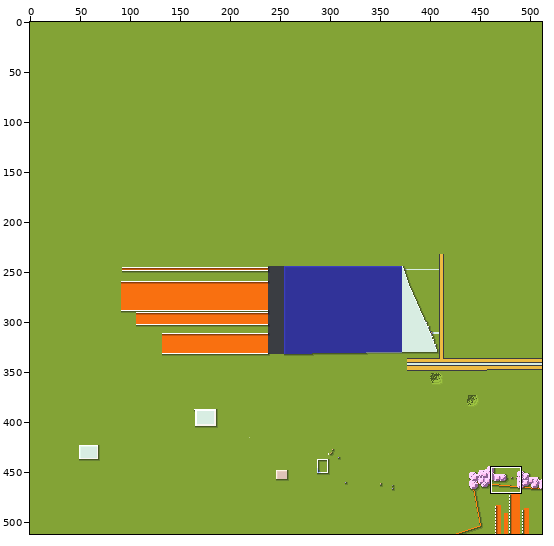
File history of a sprite sheet, tiles/-1,-3.png. Above, an overview of the earlier version with the close-up marked.
Close-up. As it was:
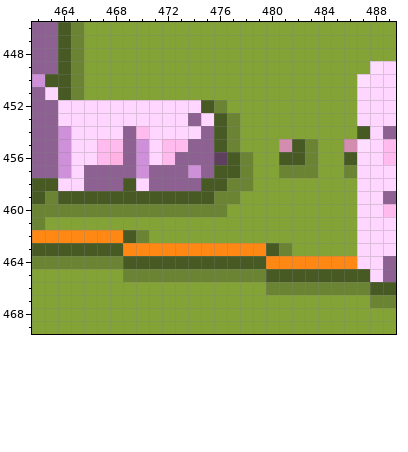
The file is 512x512 pixels. Colours within 5 levels of each other are drawn and written as one. Shown: x 462..489, y 446..469.
The same view after the edit:
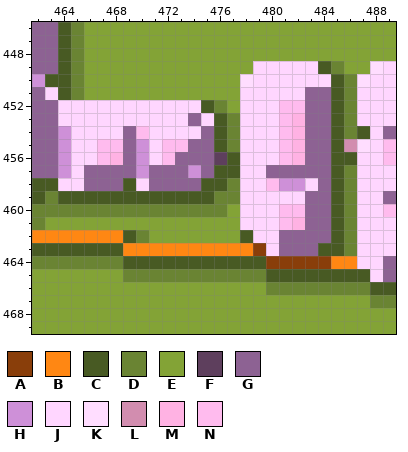
Palette (. is transparent): A #893e0a  B #ff8713  C #485a23  D #6a8433  E #83a336  F #5e3f5d  G #8d6293  H #ce90d8  J #ffd6ff  K #ffddff  L #d28daf  M #ffb2e3  N #ffbbee
The exact change:
{"y":449,"x":479,"old":"EEEEEEE","new":"JJJJJCD"}
{"y":450,"x":478,"old":"EEEEEEEEE","new":"KJJJJJJCD"}
{"y":451,"x":478,"old":"EEEEEEEEE","new":"JJJJJGGCD"}
{"y":452,"x":478,"old":"EEEEEEEEE","new":"JJJNNGGCD"}
{"y":453,"x":478,"old":"EEEEEEEEE","new":"JJJNMGGCD"}
{"y":454,"x":478,"old":"EEEEEEEEE","new":"JJJNMGGCD"}
{"y":455,"x":478,"old":"EEELCDEE","new":"JJJNMGGC"}
{"y":456,"x":478,"old":"DEECCDEE","new":"JJJNMGGC"}
{"y":457,"x":478,"old":"DEEDDDEE","new":"JJGGGGGC"}
{"y":458,"x":478,"old":"DEEEEEEEE","new":"JJNHHJGCD"}
{"y":459,"x":478,"old":"EEEEEEEEE","new":"JJJJJGGCD"}
{"y":460,"x":478,"old":"EEEEEEEEE","new":"JJJNNGGCD"}
{"y":461,"x":478,"old":"EEEEEEEEE","new":"JJJNMGGCD"}
{"y":462,"x":478,"old":"EEEEEEEEE","new":"CJJGGGGCD"}
{"y":463,"x":479,"old":"BCDEEEEE","new":"AJGGGCCD"}
{"y":464,"x":480,"old":"BBBBB","new":"AAAAA"}
